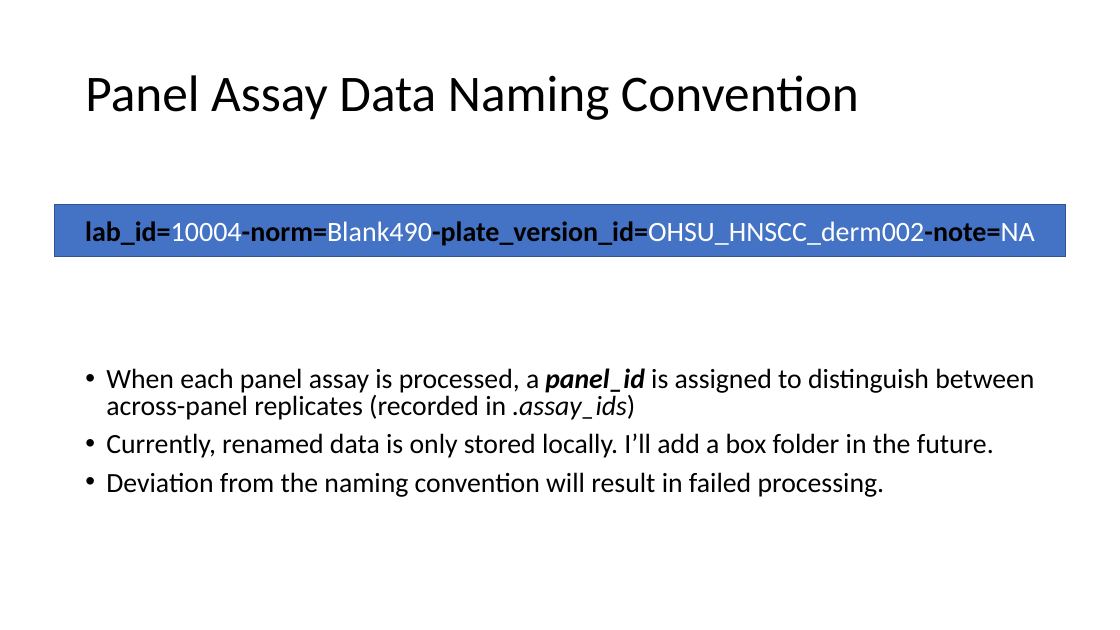
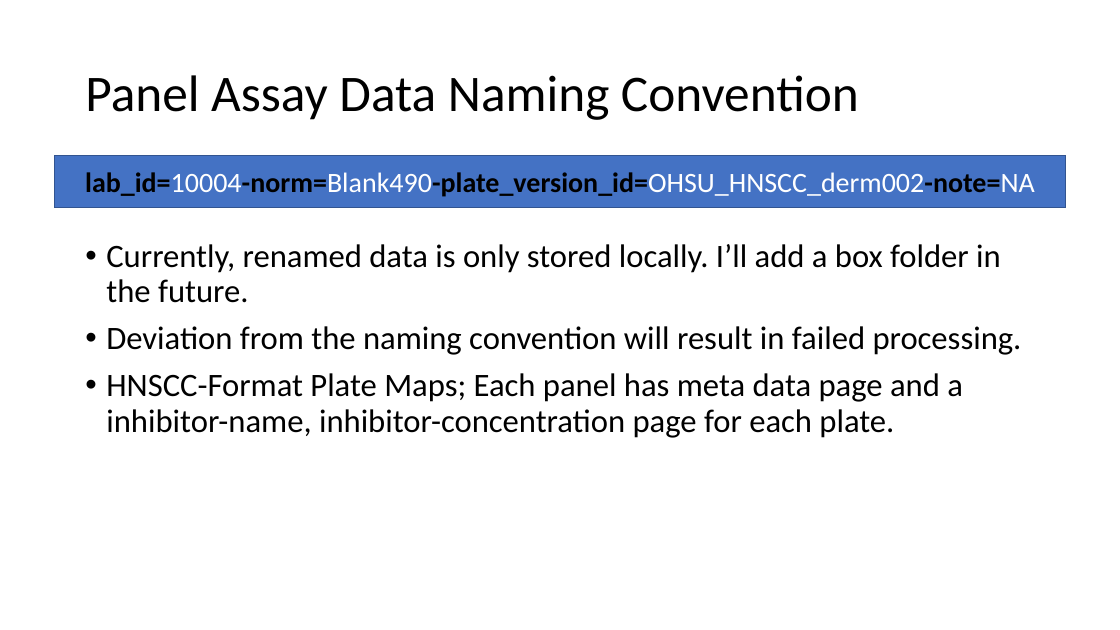
Before and after one commit to nathanieljevans/HNSCC_functional_data_pipeline, a slide deck: slide 2 of docs/HNSCC_functional_assay_pipeline_development_rev002.pptx (slide 4 before the commit). Drawn at 1120x630 pixels with LibreOffice and Linux fonts; fonts in the diff are those of the drawing. Boxes give left, top, right and bottom in pixels: in the first picture for what was removed or moved away, otherwise in the second. Text is boxed around its words. In the diff, an @@ line names an element or a change of style, - is before the commit and + after.

Commit message:
minor presentation changes; added sensitive assignment to inhibitor-level dr plot

```diff
--- a/docs/HNSCC_functional_assay_pipeline_development_rev002.pptx
+++ b/docs/HNSCC_functional_assay_pipeline_development_rev002.pptx
@@ rectangle "lab_id=10004-norm=Blank490-plate_version_id=OHSU_HNSCC_derm0 ...": place and size @@
-rectangle "lab_id=10004-norm=Blank490-plate_version_id=OHSU_HNSCC_derm0 ..." at [55,204,1066,256]
+rectangle "lab_id=10004-norm=Blank490-plate_version_id=OHSU_HNSCC_derm0 ..." at [55,155,1066,208]
@@ text "Currently, renamed data is only ...": place and size @@
-text "Currently, renamed data is only ..." at [106,368,1034,497]
+text "Currently, renamed data is only ..." at [106,244,1022,438]
@@ text at [106,244,1022,355]: size 23.8 to 28 pt in "Currently, renamed data is only stored locally. ...", "Deviation from the naming convention will result ..."; line spacing 0.8 to 0.9 @@
@@ text at [106,368,1034,420]: paragraph removed @@
-• When each panel assay is processed, a panel_id is assigned to distinguish between across-panel replicates (recorded in .assay_ids)
@@ text at [106,373,963,438]: paragraph added @@
+• HNSCC-Format Plate Maps; Each panel has meta data page and a inhibitor-name, inhibitor-concentration page for each plate.
```
Also in this commit, not shown: 2 other slides changed, 2 slides removed, 1 other file.
